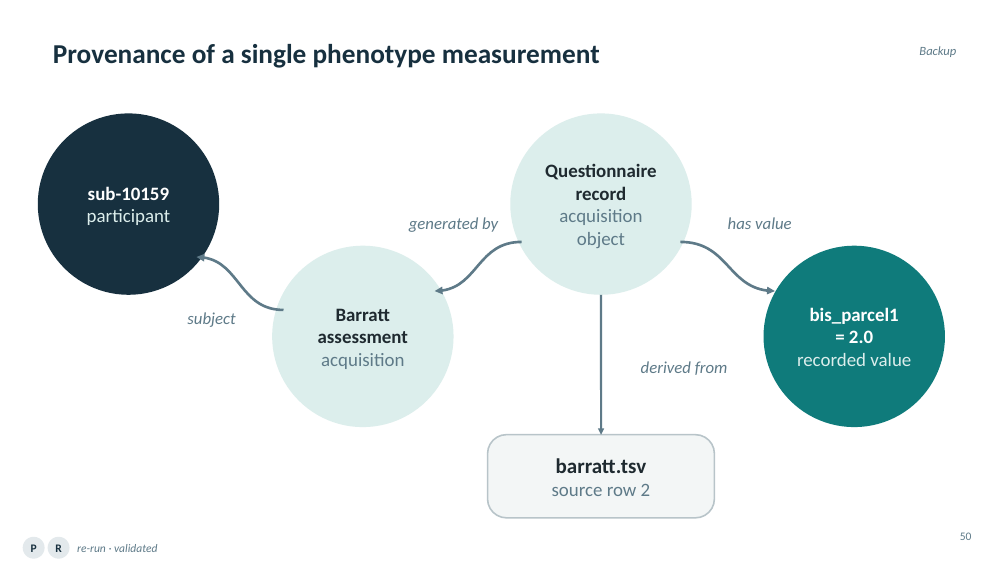
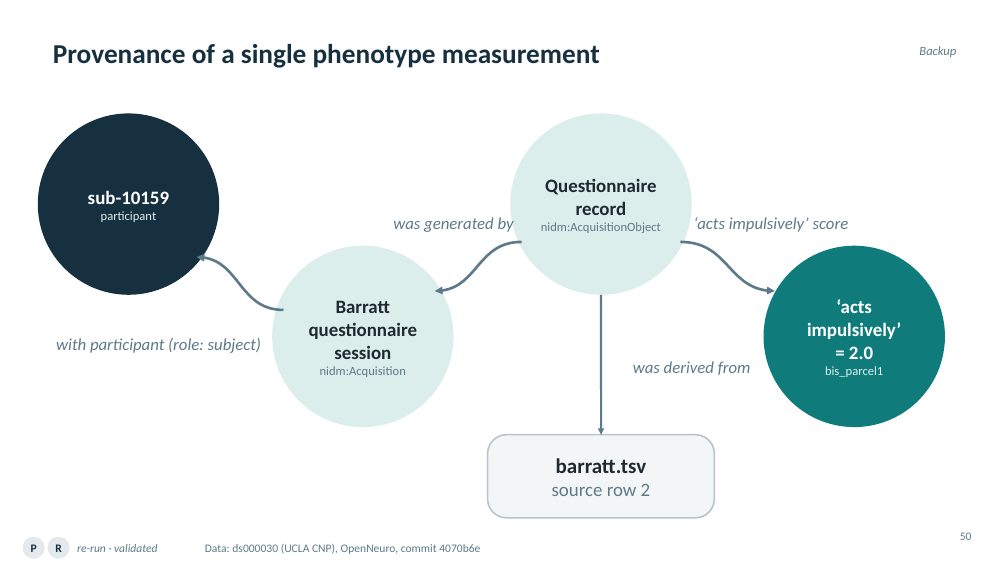
Before and after one commit to ReproNim/llm-workshop-kg, a slide deck: slide 50 of slides/Knowledge_Graphs_Skills_Neuroimaging_v4.pptx. Drawn at 1008x567 pixels with LibreOffice and Linux fonts; fonts in the diff are those of the drawing. Boxes give left, top, right and bottom in pixels: in the first picture for what was removed or moved away, otherwise in the second. Text is boxed around its words. In the diff, an @@ line names an element or a change of style, - is before the commit and + after.

Commit message:
[DATALAD RUNCMD] Build the deck (pptx) and its slide provenance (talk_provenance.ttl)
=== Do not change lines below ===
{
 "chain": [],
 "cmd": "cd slides && node build_deck.js",
 "dsid": "ac6d69f8-1e00-4161-9f88-c8cc5a4964ec",
 "exit": 0,
 "extra_inputs": [],
 "inputs": [
  "slides/build_deck.js",
  "slides/values.js",
  "slides/values_map.json",
  "slides/apply_theme.js",
  "slides/old_deck_v3.md",
  "slides/figs_slide/*.png",
  "slides/demo/*.md"
 ],
 "outputs": [
  "slides/Knowledge_Graphs_Skills_Neuroimaging_v4.pptx",
  "slides/talk_provenance.ttl"
 ],
 "pwd": "."
}
^^^ Do not change lines above ^^^

```diff
--- a/slides/Knowledge_Graphs_Skills_Neuroimaging_v4.pptx
+++ b/slides/Knowledge_Graphs_Skills_Neuroimaging_v4.pptx
@@ text in ellipse at bbox=[101, 211, 157, 222]: size 18 to 12 pt in "participant" @@
@@ text at bbox=[393, 217, 514, 232]: text changed @@
-generated by
+was generated by
@@ text in ellipse at bbox=[541, 222, 661, 233]: text changed; size 18 to 12 pt @@
-acquisition object
+nidm:AcquisitionObject
@@ text at bbox=[694, 217, 849, 232]: text changed @@
-has value
+‘acts impulsively’ score
@@ text in ellipse at bbox=[807, 299, 901, 359]: paragraphs added @@
+‘acts
+impulsively’
+= 2.0
@@ text in ellipse at bbox=[309, 322, 418, 377]: text changed; text colour #5E7A88 to #1F2A30; bold on @@
-assessment
-acquisition
+questionnaire
+session
+nidm:Acquisition
@@ text at bbox=[56, 338, 261, 353]: text changed @@
-subject
+with participant (role: subject)
@@ text in ellipse at bbox=[797, 330, 911, 366]: paragraphs removed @@
-= 2.0
-recorded value
@@ text at bbox=[633, 361, 751, 375]: text changed @@
-derived from
+was derived from
@@ text in ellipse at bbox=[825, 366, 883, 377]: size 18 to 12 pt, text colour #FFFFFF to #DCEEEC, bold off in "bis_parcel1" @@
@@ text added at bbox=[205, 544, 480, 554], 11 pt, text #5E7A88 @@
+Data: ds000030 (UCLA CNP), OpenNeuro, commit 4070b6e
```
Also in this commit, not shown: 53 other slides changed, 2 slides added, 2 slides removed, 1 other file.
